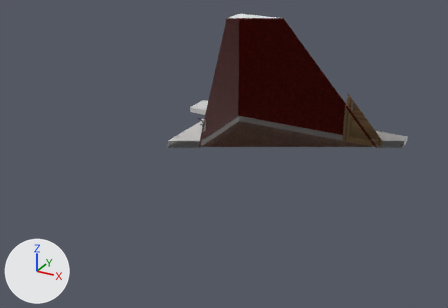
The Blender file render/scene.blend: old version first, new version second.
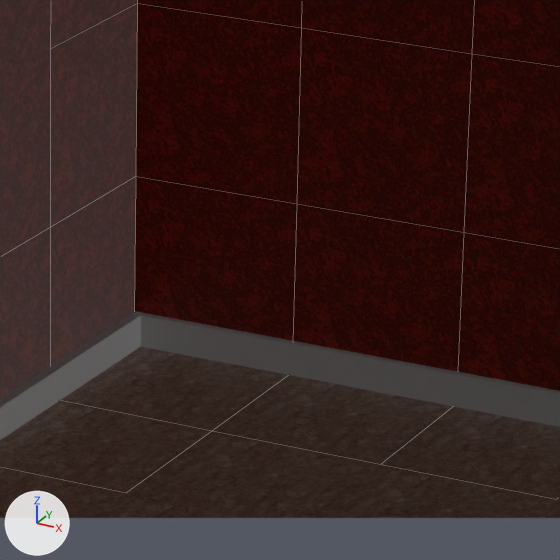
Each version appears first whole from a camera (50 mm lens) standing at (16.27, -31.09, 16.51) and looking at (0.03, -1.57, 1.75), and next in a close-up on the part from 49% to 68% of the width and 22% to 50% of the height. Arrows for +X, +Y and +Z are at lower left; the lights stay in place. The close-ups show mesh edges as thin lines. Everything nearer to the camera than a plane just in front of the edit is cut away.

In view in the first close-up: 'Basseboard', 'Basseboard.002', 'Carpet.009', 'Plane.005', 'Plane.052'.
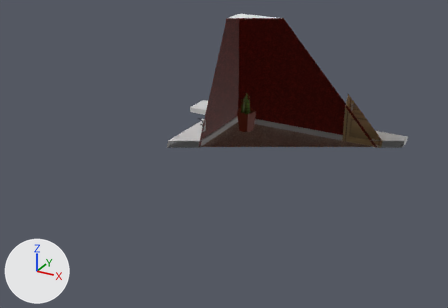
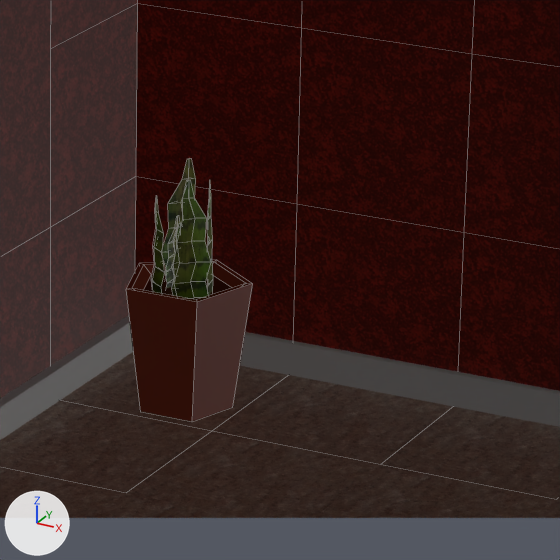
Commit message: Added snakeplant to room

Location of each change, [x1, y1, x2, y2] in pixels of the close-ups (560 x 560 px):
'Snakeplant', added (brown)
    after: [126, 158, 253, 421]
    faces in mat_pot (brown #923b23): [126, 260, 253, 421]
    faces in mat_snakeplant (picture img_snakeplant128_png): [151, 158, 213, 298]
    faces in mat_dirt (brown #5e2503): [144, 274, 231, 300]

The edits, one by one:
Picture 'snakeplant128.png' (img_snakeplant128_png) is new.
Material 'Pot' (mat_pot) is new.
Its base color is (0.289, 0.0443, 0.0171) (brown #923b23).
Material 'Dirt' (mat_dirt) is new.
Its base color is (0.112, 0.0186, 0.000774) (brown #5e2503).
Material 'Snakeplant' (mat_snakeplant) is new.
Its texture is img_snakeplant128_png.
Mesh me_cylinder_003 is new.
It has 188 vertices, 161 faces and spans x -0.95..0.95, y -0.81..1.0, z -1.0..2.78.
Faces by material slot: [144, 16, 1].
It uses material mat_snakeplant (picture img_snakeplant128_png).
It uses material mat_pot (brown #923b23).
It uses material mat_dirt (brown #5e2503).
Object 'Snakeplant' (ob_snakeplant) is new; it shows me_cylinder_003.
Its location is (-2.628, 6.572, 0.718).
Its scale is (0.729, 0.729, 0.729).
